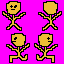
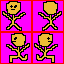
The second 64 x 64 image is a revision of the first. Changes to its layers:
added layer "Layer" above "Pasted Layer" over (0, 0, 64, 64)
